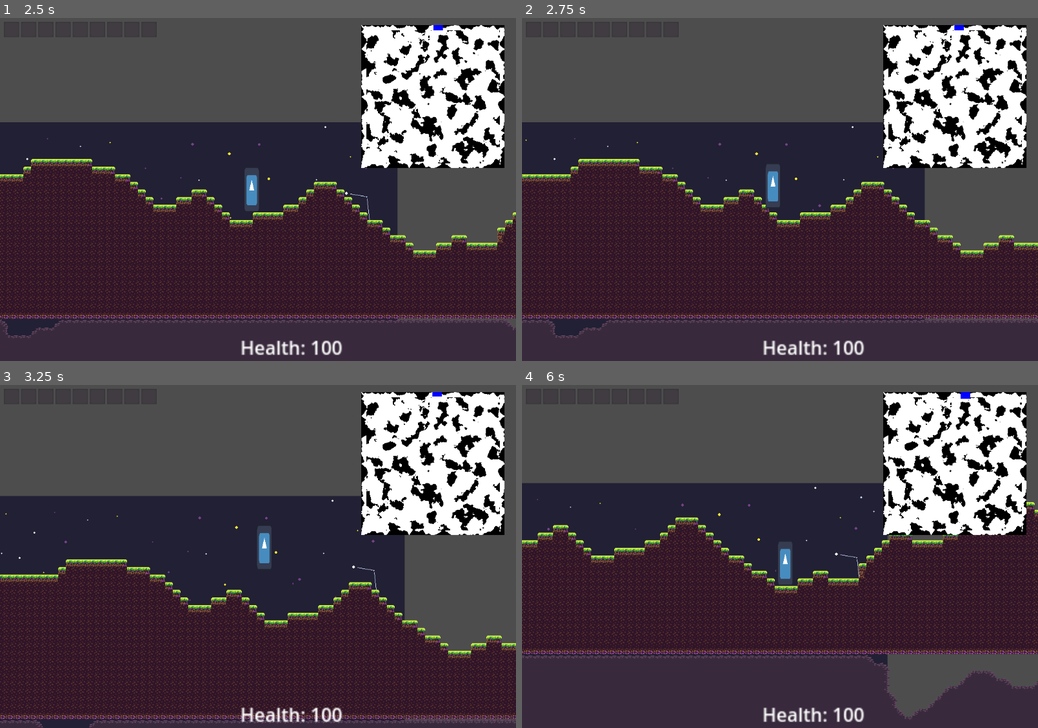
Above: before the commit, frames 1-4 (two rows, left to right).
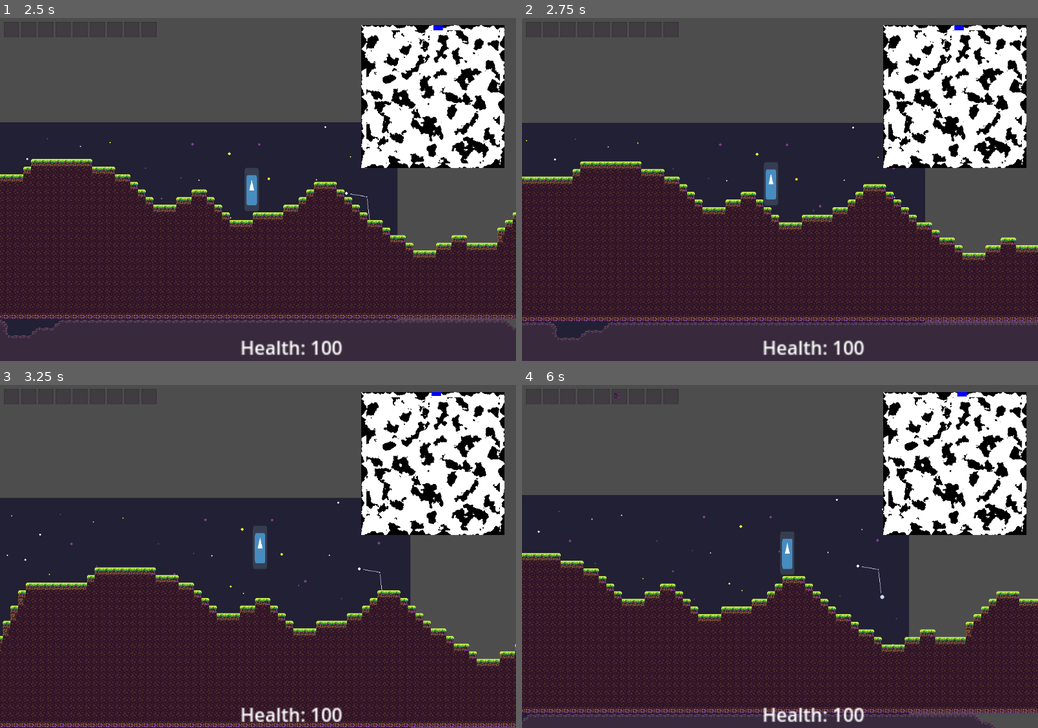
Above: after the commit, the same moments.

Repository: EamonnER/TerraWorlds
Game: Godot game, scene res://game.tscn
Two runs of this game, one before a commit and one after it. Both use one fixed random seed, a clock stepped at 60 frames per second and the inputs below. The engine's default icon, where the game draws it, is replaced by a stand-in: a white triangle on a blue panel in a dark square.
Inputs (mouse positions are in pixels of both pictures, inside the frame that each line leads up to):
- Up to frame 1 (2.5 s): move the mouse to (10, 28) at 0.52 s; press the mouse at (10, 28) at 0.53 s; hold D (game_right) 0.53-2.03 s; tap Space (game_jump) at 0.77, 1.52 s; move the mouse to (30, 28) at 1.27 s; release the mouse at (30, 28) at 1.28 s; right-click (30, 28) at 1.35 s; click (30, 28) at 1.42 s; move the mouse to (46, 28) at 2.02 s; hold A (game_left) from 2.03 s (still down); hold Ctrl (sprint, bound only after the commit) from 2.03 s (still down); click (46, 28) at 2.17 s
- Up to frame 2 (2.75 s): keep holding A (game_left); keep holding Ctrl (sprint, bound only after the commit)
- Up to frame 3 (3.25 s): move the mouse to (61, 395) at 2.77 s; release A (game_left) at 2.78 s; release Ctrl (sprint, bound only after the commit) at 2.78 s; hold D (game_right) from 2.78 s (still down); tap Shift (sprint, bound only before the commit) at 2.85 s; click (61, 395) at 2.92 s; tap Space (game_jump) at 3.02 s
- Up to frame 4 (6 s): move the mouse to (604, 395) at 3.52 s; press the mouse at (604, 395) at 3.53 s; tap Space (game_jump) at 3.77, 4.52 s; move the mouse to (620, 395) at 4.27 s; release D (game_right) at 4.28 s; release the mouse at (620, 395) at 4.28 s; hold A (game_left) 4.28-5.03 s; right-click (620, 395) at 4.35 s; click (620, 395) at 4.42 s; move the mouse to (635, 395) at 5.02 s; hold D (game_right) 5.03-5.78 s; hold Ctrl (sprint, bound only after the commit) 5.03-5.78 s; click (635, 395) at 5.17 s; move the mouse to (656, 395) at 5.77 s; hold A (game_left) from 5.78 s (still down); tap Shift (sprint, bound only before the commit) at 5.85 s; click (656, 395) at 5.92 s

Frame 1 is identical in both runs. In frame 2, 9.6% of the frame differs, in the area x 0-100%, y 30-94%; in frame 3, 13%; in frame 4, 23%, in the area x 0-100%, y 2-100%.

Commit message:
changed sprint to left ctrl

Diff:
--- a/project.godot
+++ b/project.godot
@@ -136,7 +136,7 @@
 }
 sprint={
 "deadzone": 0.5,
-"events": [Object(InputEventKey,"resource_local_to_scene":false,"resource_name":"","device":0,"window_id":0,"alt_pressed":false,"shift_pressed":false,"ctrl_pressed":false,"meta_pressed":false,"pressed":false,"keycode":0,"physical_keycode":4194325,"key_label":0,"unicode":0,"location":1,"echo":false,"script":null)
+"events": [Object(InputEventKey,"resource_local_to_scene":false,"resource_name":"","device":-1,"window_id":0,"alt_pressed":false,"shift_pressed":false,"ctrl_pressed":false,"meta_pressed":false,"pressed":false,"keycode":0,"physical_keycode":4194326,"key_label":0,"unicode":0,"location":1,"echo":false,"script":null)
 , Object(InputEventJoypadButton,"resource_local_to_scene":false,"resource_name":"","device":-1,"button_index":7,"pressure":0.0,"pressed":false,"script":null)
 ]
 }
